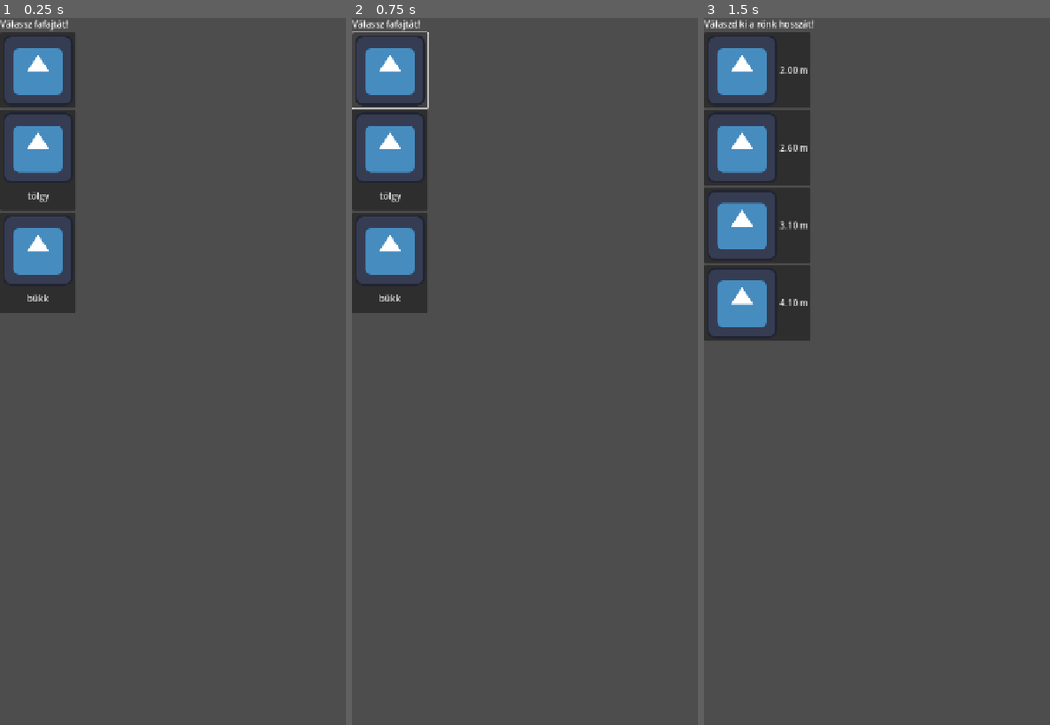
Above: before the commit, frames 1-3 (left to right).
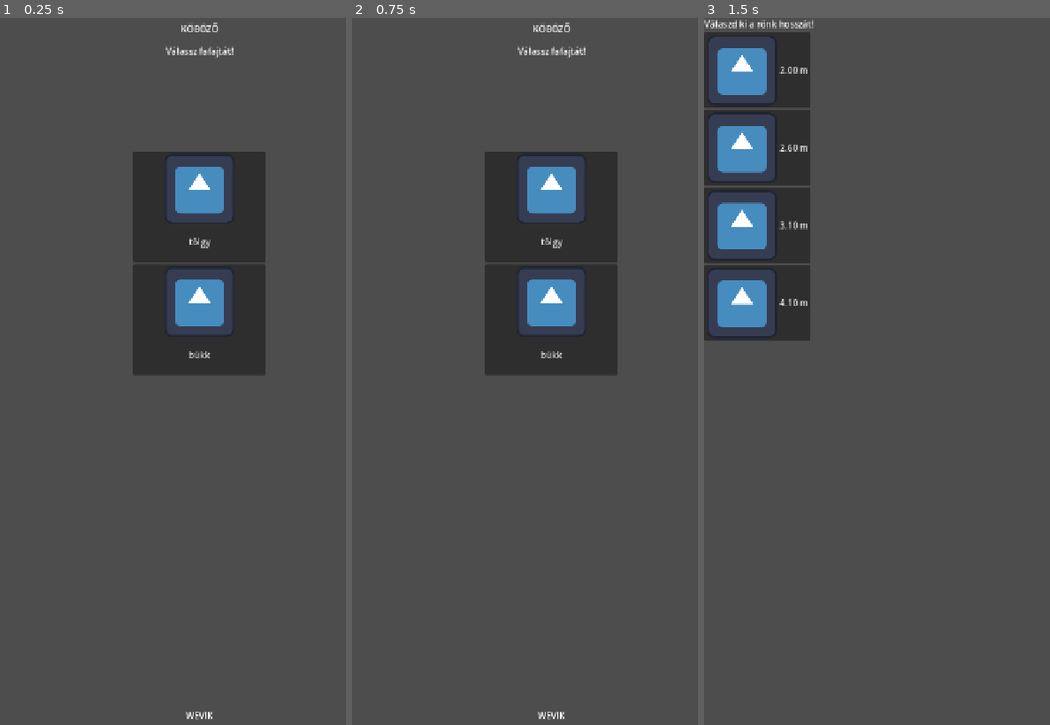
Above: after the commit, the same moments.

Repository: rolika/kob_g
Game: Godot game, scene res://main.tscn
The game is run twice, just before and just after one commit, with the same random seed, the same clock (stepped at 60 frames per second) and the same inputs. The engine's default icon, where the game draws it, is replaced by a stand-in: a white triangle on a blue panel in a dark square.
Inputs (mouse positions are in pixels of both pictures, inside the frame that each line leads up to):
- Up to frame 1 (0.25 s): no input
- Up to frame 2 (0.75 s): click (390, 67) at 0.52 s
- Up to frame 3 (1.5 s): click "tölgy" at 1.25 s

The runs differ from the first frame. In frame 1, 17% of the frame differs, in the area x 0-77%, y 0-100%; in frame 2, 16%; in frame 3, nothing differs.

Commit message:
include txt file when exporting

Diff:
--- /dev/null
+++ b/scenes/type_button.tscn
@@ -0,0 +1,19 @@
+[gd_scene load_steps=3 format=3 uid="uid://q2qyi2pktti8"]
+
+[ext_resource type="Texture2D" uid="uid://7oc0weeunmu" path="res://icon.svg" id="1_lr7g0"]
+[ext_resource type="Script" uid="uid://dn5ejf571vsc4" path="res://scripts/type_button.gd" id="1_yomn1"]
+
+[node name="TypeButton" type="Button"]
+anchors_preset = 5
+anchor_left = 0.5
+anchor_right = 0.5
+offset_left = -68.0
+offset_right = 68.0
+offset_bottom = 182.0
+grow_horizontal = 2
+size_flags_horizontal = 3
+text = "Type 1"
+icon = ExtResource("1_lr7g0")
+icon_alignment = 1
+vertical_icon_alignment = 0
+script = ExtResource("1_yomn1")
--- /dev/null
+++ b/scenes/type_options.tscn
@@ -0,0 +1,47 @@
+[gd_scene load_steps=2 format=3 uid="uid://d3rl55eeiomcp"]
+
+[ext_resource type="Script" uid="uid://m2wkyy6g26s4" path="res://scripts/type_options.gd" id="1_a8xci"]
+
+[node name="TypeOptions" type="Node2D"]
+script = ExtResource("1_a8xci")
+
+[node name="TitleLabel" type="Label" parent="."]
+offset_right = 720.0
+offset_bottom = 40.0
+size_flags_horizontal = 0
+text = "KÖBÖZŐ"
+horizontal_alignment = 1
+vertical_alignment = 1
+
+[node name="SubtitleLabel" type="Label" parent="."]
+offset_top = 40.0
+offset_right = 720.0
+offset_bottom = 80.0
+size_flags_horizontal = 0
+text = "Válassz fafajtát!"
+horizontal_alignment = 1
+vertical_alignment = 1
+
+[node name="ScrollContainer" type="ScrollContainer" parent="."]
+custom_minimum_size = Vector2(240, 800)
+offset_left = 240.0
+offset_top = 240.0
+offset_right = 480.0
+offset_bottom = 1040.0
+horizontal_scroll_mode = 0
+vertical_scroll_mode = 3
+
+[node name="VBoxContainer" type="VBoxContainer" parent="ScrollContainer"]
+custom_minimum_size = Vector2(240, 800)
+layout_mode = 2
+size_flags_horizontal = 3
+size_flags_vertical = 3
+
+[node name="FooterLabel" type="Label" parent="."]
+offset_top = 1240.0
+offset_right = 720.0
+offset_bottom = 1280.0
+size_flags_horizontal = 0
+text = "WEVIK"
+horizontal_alignment = 1
+vertical_alignment = 1
--- a/scripts/main.gd
+++ b/scripts/main.gd
@@ -1,7 +1,7 @@
 extends Node2D
 
 
-const SELECT_TYPE = preload("res://scenes/select_type.tscn")
+const SELECT_TYPE = preload("res://scenes/type_options.tscn")
 const SELECT_LENGTH = preload("res://scenes/select_length.tscn")
 const CUBE_WORKSPACE = preload("res://scenes/cube_workspace.tscn")
 
--- /dev/null
+++ b/scripts/type_button.gd
@@ -0,0 +1,9 @@
+extends Button
+
+signal type_selected(type: String)
+
+func _ready() -> void:
+    self.pressed.connect(_button_pressed.bind(self))
+
+func _button_pressed(button: Button) -> void:
+    type_selected.emit(button.text)
--- /dev/null
+++ b/scripts/type_options.gd
@@ -0,0 +1,18 @@
+extends Node2D
+
+const ICON: CompressedTexture2D = preload("res://icon.svg")
+signal type_selected(type: String)
+
+func _ready() -> void:
+    for woodtype in File_IO.get_woodtypes():
+        var button = Button.new()
+        button.text = woodtype
+        button.icon = ICON  # it's not the icon
+        button.vertical_icon_alignment = VERTICAL_ALIGNMENT_TOP
+        button.icon_alignment = HORIZONTAL_ALIGNMENT_CENTER
+        button.custom_minimum_size = Vector2(240, 200)
+        button.pressed.connect(_button_pressed.bind(button))
+        $ScrollContainer/VBoxContainer.add_child(button)
+
+func _button_pressed(button: Button) -> void:
+    type_selected.emit(button.text)
Not shown, changed: export_presets.cfg
Not shown, added: scripts/type_button.gd.uid
Not shown, added: scripts/type_options.gd.uid
